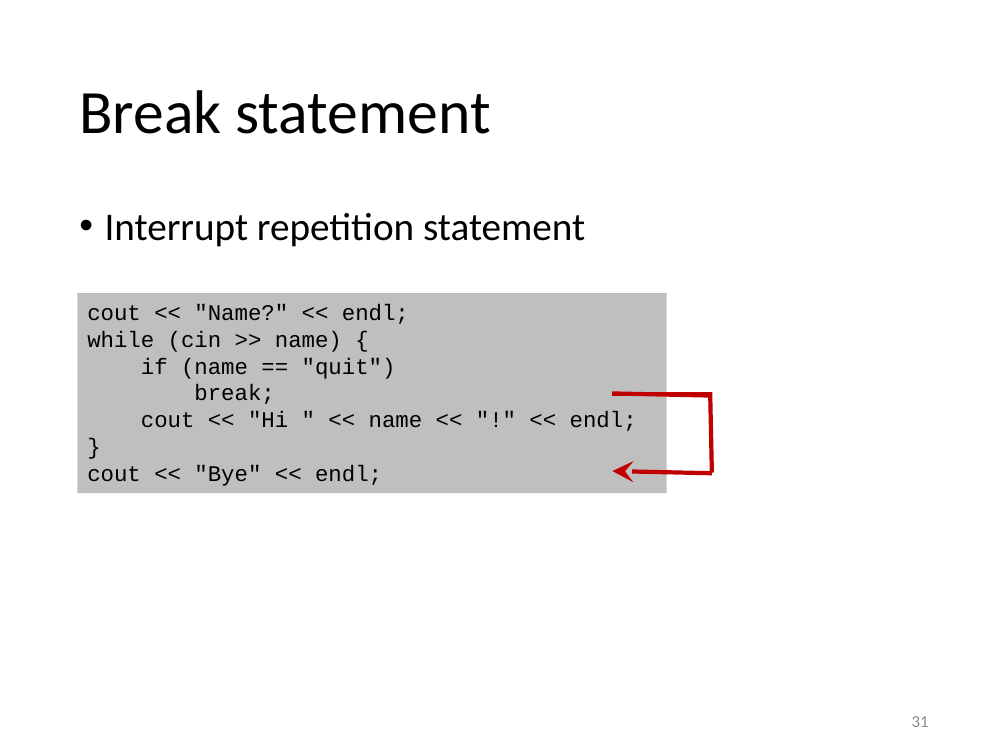
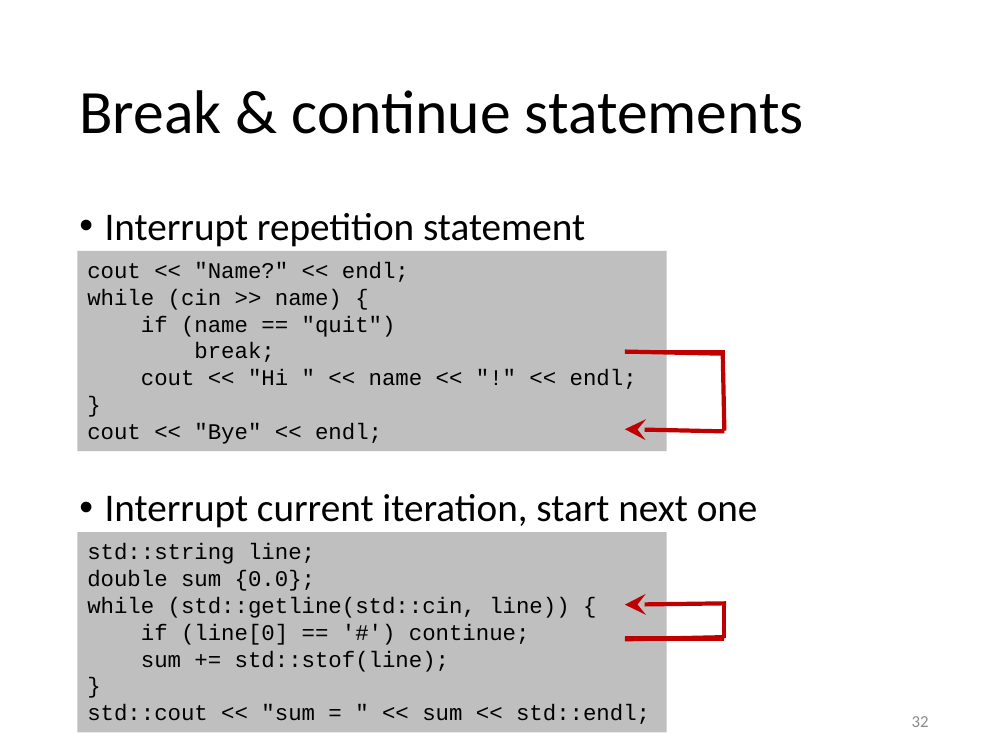
Before and after one commit to gjbex/training-material, a slide deck: slide 32 of CPlusPlus/scientific_cpp.pptx (slide 31 before the commit). Drawn at 1008x756 pixels with LibreOffice and Linux fonts; fonts in the diff are those of the drawing. Boxes give left, top, right and bottom in pixels: in the first picture for what was removed or moved away, otherwise in the second. Text is boxed around its words. In the diff, an @@ line names an element or a change of style, - is before the commit and + after.

Commit message:
Add slide on assignment shortcuts; add continue statement; add Cppcheck

```diff
--- a/CPlusPlus/scientific_cpp.pptx
+++ b/CPlusPlus/scientific_cpp.pptx
@@ title at (79, 90, 804, 134): text changed @@
-Break statement
+Break & continue statements
@@ rectangle "cout << "Name?" << endl;": place and size @@
-rectangle "cout << "Name?" << endl;" at (78, 293, 667, 494)
+rectangle "cout << "Name?" << endl;" at (78, 251, 667, 452)
@@ 3 lines, 1 arrow: place and size @@
-3 lines, 1 arrow at (613, 392, 712, 473)
+3 lines, 1 arrow at (625, 350, 725, 431)
@@ text at (105, 494, 758, 528): paragraph added @@
+• Interrupt current iteration, start next one
@@ rectangle added at (78, 532, 667, 733), fill #BFBFBF, 16 pt, text #000000 @@
+std::string line;
+double sum {0.0};
+while (std::getline(std::cin, line)) {
+if (line[0] == '#') continue;
+sum += std::stof(line);
+}
+std::cout << "sum = " << sum << std::endl;
@@ group added at (625, 604, 726, 639): 3 lines, 1 arrow @@
@@ page number at (912, 716, 929, 727): text changed @@
-31
+32
```
Also in this commit, not shown: 4 other slides changed, 1 slide added.
